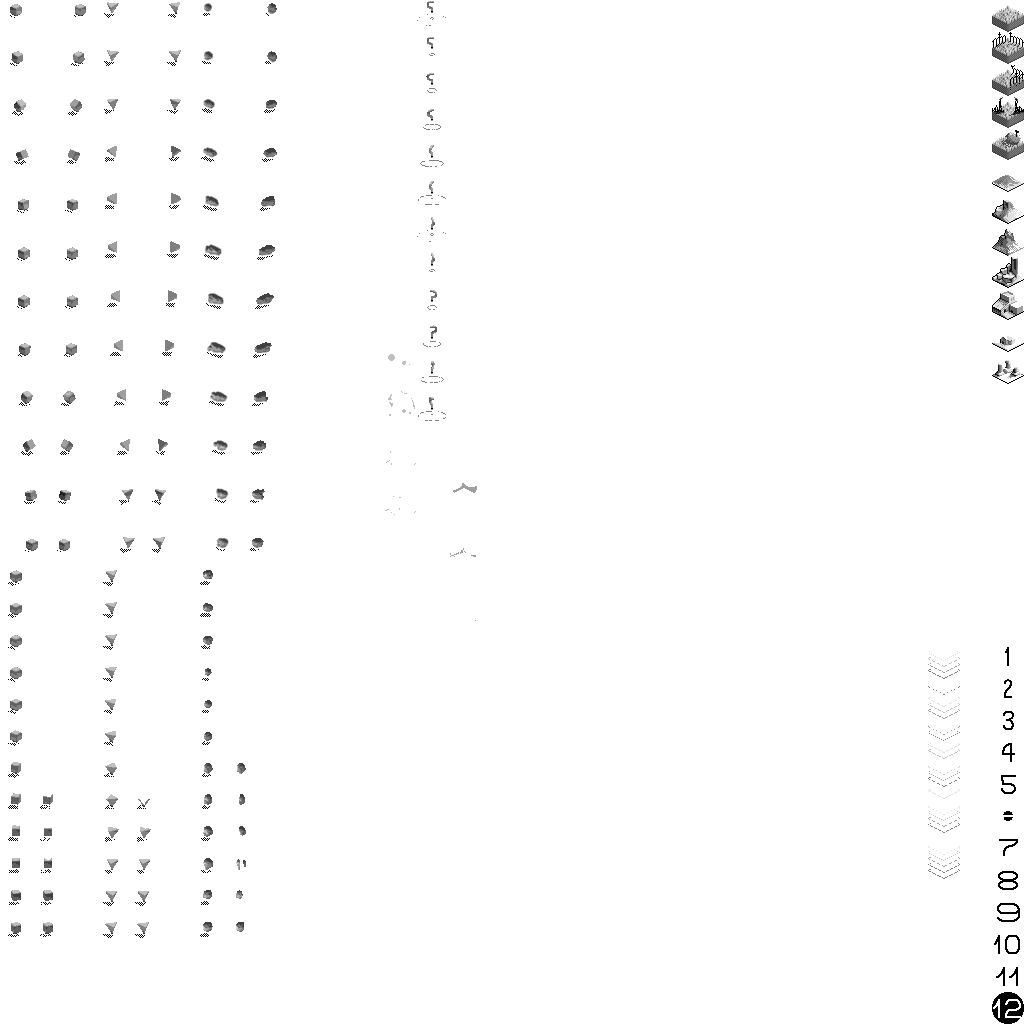
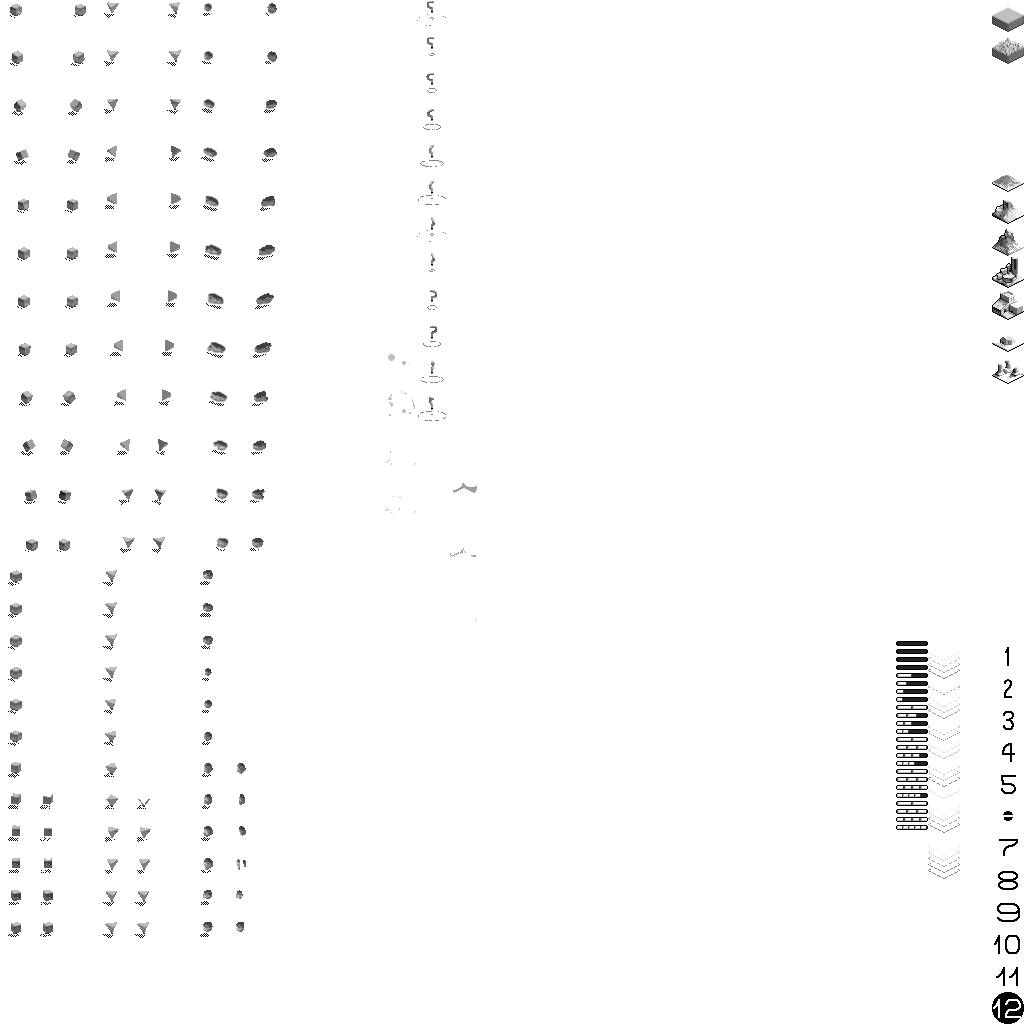
Layer changes from the first 1024px x 1024px image to the second:
pixels changed over (896, 6, 1024, 830) (layer not identified)
